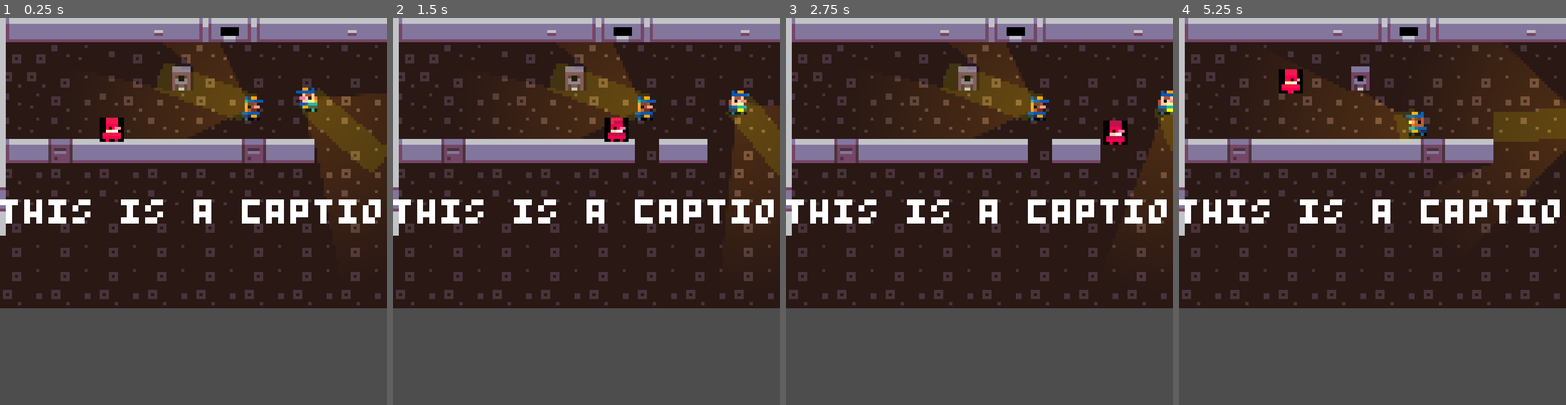
Above: before the commit, frames 1-4 (left to right).
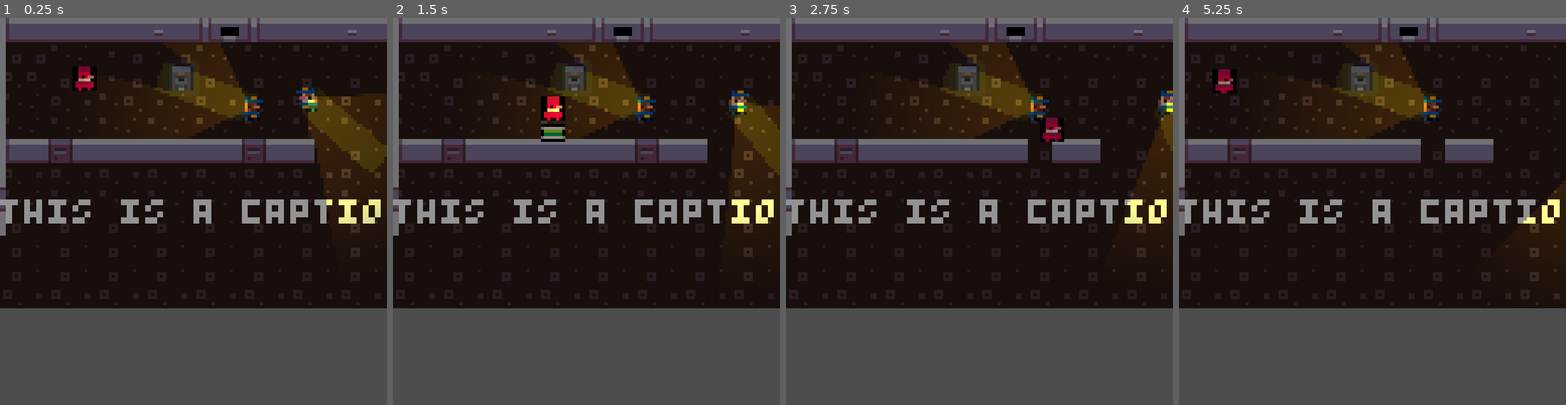
Above: after the commit, the same moments.

Repository: dwexel/global_game_jam_2026
Game: Godot game, scene res://Main.tscn
Two runs of this game, one before a commit and one after it. Both use one fixed random seed, a clock stepped at 60 frames per second and the inputs below. The engine's default icon, where the game draws it, is replaced by a stand-in: a white triangle on a blue panel in a dark square.
Inputs:
- Up to frame 1 (0.25 s): no input
- Up to frame 2 (1.5 s): hold D (right) 0.53-1.28 s; hold S (down) from 1.28 s (still down)
- Up to frame 3 (2.75 s): release S (down) at 2.03 s; hold D (right) from 2.03 s (still down)
- Up to frame 4 (5.25 s): release D (right) at 2.78 s; hold W (up) 2.78-3.53 s; hold A (left) 3.53-5.03 s; hold S (down) from 5.03 s (still down)

The runs differ from the first frame. In frame 1, 21% of the frame differs, in the area x 0-100%, y 0-75%; in frame 2, 21%; in frame 3, 20%; in frame 4, 31%.

Commit message:
change the pause method to work properly

Diff:
--- a/Main.tscn
+++ b/Main.tscn
@@ -1,11 +1,10 @@
 [gd_scene format=4 uid="uid://cqow47bch5ocs"]
 
-[ext_resource type="Script" uid="uid://crtdv5djku0ij" path="res://main.gd" id="1_03owx"]
 [ext_resource type="PackedScene" uid="uid://dgd8kv4qw5eyu" path="res://pickup.tscn" id="1_fos0i"]
 [ext_resource type="PackedScene" uid="uid://1vk535utuv8g" path="res://player_character.tscn" id="1_glv2v"]
 [ext_resource type="TileSet" uid="uid://ds87wjdr3plwd" path="res://assets/tile_set.tres" id="1_r0du0"]
 [ext_resource type="Script" uid="uid://djkq53xtgcjym" path="res://tile_map_layer.gd" id="2_r0du0"]
-[ext_resource type="PackedScene" uid="uid://j1dhkdrec1gi" path="res://guards.tscn" id="4_cm0pq"]
+[ext_resource type="PackedScene" uid="uid://cgvxnltyi2dkn" path="res://guards.tscn" id="4_cm0pq"]
 [ext_resource type="PackedScene" uid="uid://ckc32utoven88" path="res://waypoint.tscn" id="5_fos0i"]
 [ext_resource type="AudioStream" uid="uid://cbjugeps8ak40" path="res://assets/ecodark.ogg" id="7_trn2v"]
 [ext_resource type="AudioStream" uid="uid://bwxgwfdq06wx3" path="res://assets/run.ogg" id="8_03owx"]
@@ -19,10 +18,6 @@
 stream_1 = ExtResource("8_03owx")
 
 [node name="Main" type="Node2D" unique_id=1614393884]
-script = ExtResource("1_03owx")
-
-[node name="Pickup" parent="." unique_id=1854647972 instance=ExtResource("1_fos0i")]
-position = Vector2(60, 22)
 
 [node name="LevelBackground" type="TileMapLayer" parent="." unique_id=1083094833]
 tile_map_data = PackedByteArray("AAAAAAEAAAAGAAEAAAAAAAIAAAAGAAIAAAABAAIAAAAGAAIAAAAAAAMAAAAGAAAAAAAAAAQAAAAGAAAAAAAAAA …(3696 unchanged characters)…
@@ -33,8 +28,11 @@
 tile_set = ExtResource("1_r0du0")
 script = ExtResource("2_r0du0")
 
+[node name="Pickup" parent="." unique_id=1854647972 instance=ExtResource("1_fos0i")]
+position = Vector2(60, 20)
+
 [node name="PlayerCharacter" parent="." unique_id=1358153242 instance=ExtResource("1_glv2v")]
-position = Vector2(37, 38)
+position = Vector2(28, 20)
 collision_mask = 3
 
 [node name="Label" type="Label" parent="." unique_id=1050797892]
@@ -64,6 +62,8 @@
 [node name="Guards2" parent="." unique_id=1064521921 instance=ExtResource("4_cm0pq")]
 position = Vector2(83, 30)
 
+[node name="CanvasModulate" type="CanvasModulate" parent="." unique_id=1895593166]
+color = Color(0.57700837, 0.5770084, 0.57700837, 1)
+
 [connection signal="evidence_picked_up" from="Pickup" to="." method="_on_pickup_evidence_picked_up"]
-[connection signal="player_sound" from="PlayerCharacter" to="Guards" method="_on_player_character_player_sound"]
-[connection signal="player_sound" from="PlayerCharacter" to="Guards2" method="_on_player_character_player_sound"]
+[connection signal="evidence_picked_up" from="Pickup" to="Level" method="_on_pickup_evidence_picked_up"]
--- a/evidence-computer.tscn
+++ b/evidence-computer.tscn
@@ -19,7 +19,8 @@
 font_color = Color(0.023529412, 0.3529412, 0.70980394, 1)
 
 [node name="Evidence" type="Control" unique_id=1674041078]
-z_index = 10
+process_mode = 3
+light_mask = 0
 layout_mode = 3
 anchors_preset = 15
 anchor_right = 1.0
@@ -30,9 +31,8 @@
 size_flags_vertical = 3
 script = ExtResource("1_kfaox")
 
-[node name="CanvasLayer" type="CanvasLayer" parent="." unique_id=1954128231]
-
 [node name="PanelContainer" type="PanelContainer" parent="." unique_id=602557023]
+light_mask = 0
 layout_mode = 1
 anchors_preset = -1
 anchor_right = 1.0
@@ -42,9 +42,11 @@
 theme = SubResource("Theme_p1iy4")
 
 [node name="ScrollContainer" type="ScrollContainer" parent="PanelContainer" unique_id=1589612198]
+light_mask = 0
 layout_mode = 2
 
 [node name="Label" type="Label" parent="PanelContainer/ScrollContainer" unique_id=1900564028]
+light_mask = 0
 custom_minimum_size = Vector2(88, 128)
 layout_mode = 2
 theme_override_colors/font_color = Color(1, 1, 1, 1)
--- a/evidence-paper.gd
+++ b/evidence-paper.gd
@@ -18,6 +18,10 @@
 	evidence.position = Vector2(0,0)
 	evidence.size = Vector2(128, 128)
 
+	# hm
+	print(process_mode)
+	process_mode = Node.PROCESS_MODE_ALWAYS
+
 func list_files_in_directory(path: String) -> Array:
 	# Use the static method for convenience
 	var files: PackedStringArray = DirAccess.get_files_at(path)
@@ -26,16 +30,16 @@
 		print("No files found or an error occurred when trying to access the path.")
 		return []
 
-	print("Files in directory: " + path)
+	#print("Files in directory: " + path)
 	for file_name in files:
 		# Construct the full path if needed, e.g., for loading the resource
 		var full_path = path.path_join(file_name)
-		print(full_path)
+		#print(full_path)
 		var current_file = read_csv_file(full_path)
 		documents_all.append(current_file)
 		# To load a resource dynamically:
 		# var loaded_resource = ResourceLoader.load(full_path)
-	print("documents ", documents_all)
+	#print("documents ", documents_all)
 	return documents_all
 
 func read_csv_file(file_path):
@@ -56,8 +60,12 @@
 	return data
 
 func _input(event: InputEvent) -> void:
-	const FULL_SPEED = 1.0
+	#const FULL_SPEED = 1.0
+	#print(event)
+
 	var is_wasd_input = event.is_action_pressed("down") || event.is_action_pressed("left") || event.is_action_pressed("up") || event.is_action_pressed("right")
 	if is_wasd_input:
-		Engine.set_time_scale(FULL_SPEED)
+		#Engine.set_time_scale(FULL_SPEED)
+
+		get_tree().paused = false
 		evidence.queue_free()
--- a/evidence-paper.tscn
+++ b/evidence-paper.tscn
@@ -1,5 +1,6 @@
-[gd_scene format=3 uid="uid://kxn78y86fsnr"]
+[gd_scene format=3 uid="uid://c6bs0yg8a3s6j"]
 
+[ext_resource type="Script" path="res://evidence-paper.gd" id="1_7dueb"]
 [ext_resource type="Texture2D" uid="uid://d57x70wj74ay" path="res://assets/paperOverlay.png" id="1_ya0bf"]
 
 [sub_resource type="StyleBoxTexture" id="StyleBoxTexture_225fb"]
@@ -24,6 +25,7 @@
 grow_vertical = 2
 size_flags_horizontal = 3
 size_flags_vertical = 3
+script = ExtResource("1_7dueb")
 
 [node name="PanelContainer" type="PanelContainer" parent="." unique_id=602557023]
 layout_mode = 1
--- a/guards.gd
+++ b/guards.gd
@@ -189,3 +189,8 @@
 
 	assert(current_path != null)
 	assert(len(current_path) > 0)
+
+
+func _on_evidence(evidence_pos: Vector2):
+	print(evidence_pos)
+	pass
--- a/main.gd
+++ b/main.gd
@@ -1,14 +1,17 @@
 extends Node2D
 
-@onready var PAPER_EVIDENCE = preload("res://evidence-paper.tscn")
-@onready var pickup: Node2D = $Pickup
-@onready var main: Node2D = $"."
-#const GUARDS = preload("res://guards.gd")
+const PAPER_EVIDENCE = preload("res://evidence-paper.tscn")
+
+#@onready var pickup: Node2D = $Pickup
+#@onready var main: Node2D = $"."
+##const GUARDS = preload("res://guards.gd")
 
 func _on_pickup_evidence_picked_up() -> void:
 	# pause the game
 	var evidence = PAPER_EVIDENCE.instantiate()
 	add_child(evidence)
+
+
 	# doing slow time because pause removes input handling except for the pause thing
-	const STOP_TIME = 0.00
-	Engine.set_time_scale(STOP_TIME)
+	#const STOP_TIME = 0.00
+	#Engine.set_time_scale(STOP_TIME)
--- a/pickup.gd
+++ b/pickup.gd
@@ -27,12 +27,16 @@
 func _on_area_2d_body_exited(body: Node2D) -> void:
 	if body == player:
 		player.set_bar_hidden()
-
 		timer.timeout.disconnect(_on_timeout)
 		timer = null
 
 func _on_timeout():
 	evidence_picked_up.emit()
+
+	#get_groups()
+
+	get_tree().call_group("Guards", "_on_evidence", position)
+
 	# our maps are superimposed
 	var map_coords = level.local_to_map(position)
 	level.do_pickup(map_coords)
--- a/pickup.tscn
+++ b/pickup.tscn
@@ -1,6 +1,7 @@
 [gd_scene format=3 uid="uid://dgd8kv4qw5eyu"]
 
 [ext_resource type="Script" uid="uid://cpydbbhuyabob" path="res://pickup.gd" id="1_iqk3k"]
+[ext_resource type="Texture2D" uid="uid://4q335xxs2p" path="res://icon.svg" id="2_weqpt"]
 
 [sub_resource type="RectangleShape2D" id="RectangleShape2D_pu7wf"]
 size = Vector2(12, 12)
@@ -13,5 +14,11 @@
 [node name="CollisionShape2D" type="CollisionShape2D" parent="Area2D" unique_id=2006199302]
 shape = SubResource("RectangleShape2D_pu7wf")
 
+[node name="Sprite2D" type="Sprite2D" parent="." unique_id=708790047]
+modulate = Color(1, 1, 1, 0.22352941)
+position = Vector2(-2.9802322e-08, 1.1920929e-07)
+scale = Vector2(0.09375001, 0.09375)
+texture = ExtResource("2_weqpt")
+
 [connection signal="body_entered" from="Area2D" to="." method="_on_area_2d_body_entered"]
 [connection signal="body_exited" from="Area2D" to="." method="_on_area_2d_body_exited"]
--- a/player_character.gd
+++ b/player_character.gd
@@ -8,7 +8,7 @@
 var last_direction
 
 # cause something happened to alert them
-signal player_sound(at: Vector2)
+#signal player_sound(at: Vector2)
 
 
 func _physics_process(delta):
@@ -19,7 +19,6 @@
 	elif direction.y == 0:
 		last_direction = direction
 	else:
-		# hmm
 		if last_direction.x == 0:
 			direction.y = 0
 		elif last_direction.y == 0:
@@ -66,7 +65,7 @@
 
 
 func emit_door():
-	player_sound.emit(position)
+	#player_sound.emit(position)
 	pass
 
 
--- a/player_character.tscn
+++ b/player_character.tscn
@@ -47,28 +47,35 @@
 
 [node name="BarEmpty" type="Sprite2D" parent="." unique_id=295227552]
 visible = false
+light_mask = 0
 position = Vector2(0, 8)
 texture = ExtResource("3_0hvvw")
 
 [node name="BarFill" type="Sprite2D" parent="BarEmpty" unique_id=1025771850]
+light_mask = 0
 position = Vector2(-3, 0)
 texture = ExtResource("4_6qc1w")
 
 [node name="BarFill2" type="Sprite2D" parent="BarEmpty" unique_id=1300142635]
+light_mask = 0
 position = Vector2(-2, 0)
 texture = ExtResource("4_6qc1w")
 
 [node name="BarFill3" type="Sprite2D" parent="BarEmpty" unique_id=81089214]
+light_mask = 0
 position = Vector2(-1, 0)
 texture = ExtResource("4_6qc1w")
 
 [node name="BarFill4" type="Sprite2D" parent="BarEmpty" unique_id=95222172]
+light_mask = 0
 texture = ExtResource("4_6qc1w")
 
 [node name="BarFill5" type="Sprite2D" parent="BarEmpty" unique_id=907151134]
+light_mask = 0
 position = Vector2(1, 0)
 texture = ExtResource("4_6qc1w")
 
 [node name="BarFill6" type="Sprite2D" parent="BarEmpty" unique_id=1737455855]
+light_mask = 0
 position = Vector2(2, 0)
 texture = ExtResource("4_6qc1w")
--- a/tile_map_layer.gd
+++ b/tile_map_layer.gd
@@ -85,3 +85,27 @@
 		return RED
 	elif atlas_coords.x == 4:
 		return WHITE
+
+
+
+
+const PAPER_EVIDENCE = preload("res://evidence-paper.tscn")
+
+#@onready var pickup: Node2D = $Pickup
+#@onready var main: Node2D = $"."
+##const GUARDS = preload("res://guards.gd")
+
+func _on_pickup_evidence_picked_up() -> void:
+	# pause the game
+	var evidence = PAPER_EVIDENCE.instantiate()
+
+
+	var main = $"/root/Main"
+	main.add_child(evidence)
+
+	get_tree().paused = true
+
+
+	# doing slow time because pause removes input handling except for the pause thing
+	#const STOP_TIME = 0.00
+	#Engine.set_time_scale(STOP_TIME)
Not shown: 1 places in evidence-computer.tscn that only renumber resources
